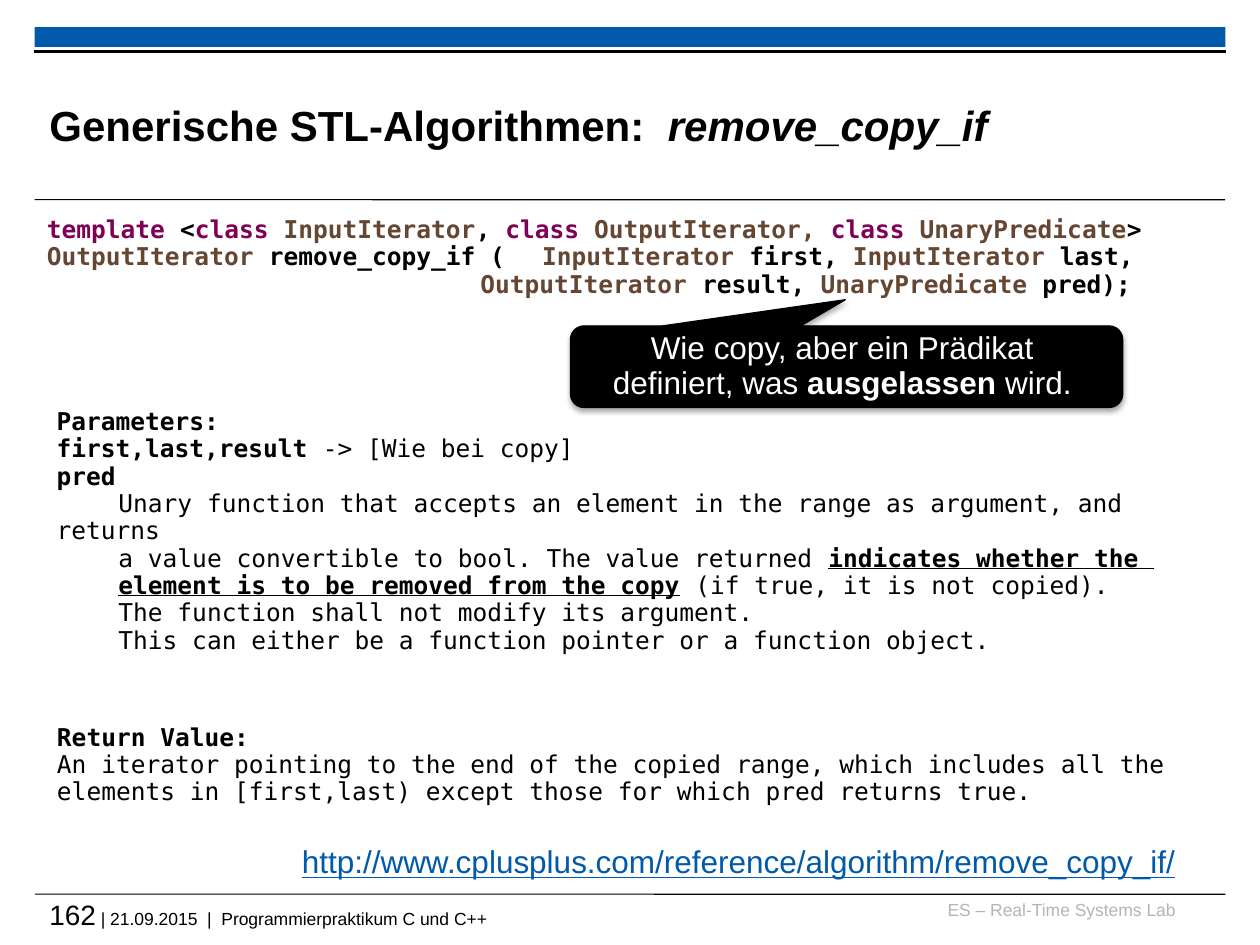
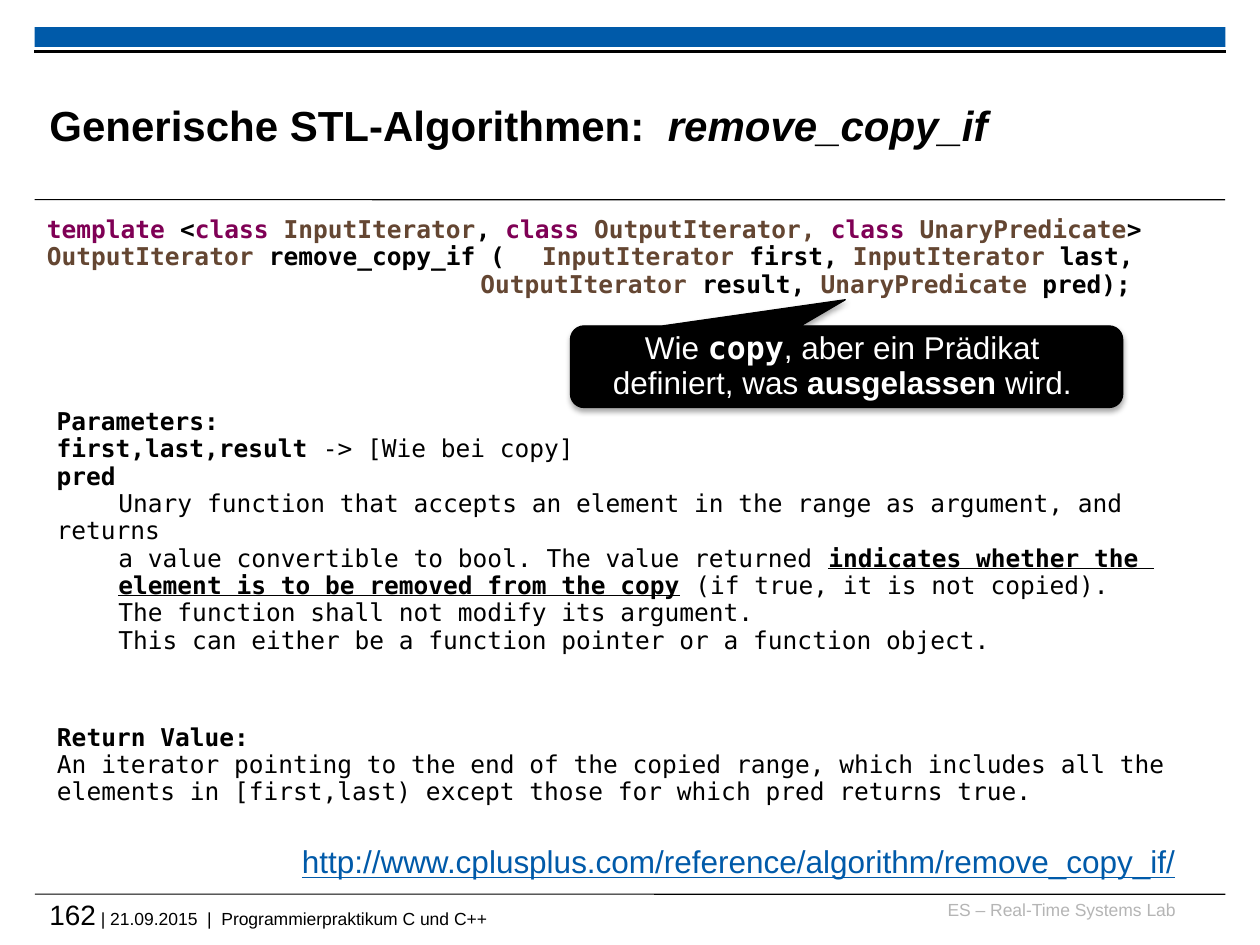
Before and after one commit to h82k/tud-cppp, a slide deck: slide 162 of cppp_lecture.pptx. Drawn at 1260x945 pixels with LibreOffice and Linux fonts; fonts in the diff are those of the drawing; background and template pictures are left out. Boxes give left, top, right and bottom in pixels: in the first picture for what was removed or moved away, otherwise in the second. Text is boxed around its words. In the diff, an @@ line names an element or a change of style, - is before the commit and + after.

```diff
--- a/cppp_lecture.pptx
+++ b/cppp_lecture.pptx
@@ rounded speech box "Wie copy, aber ein Prädikat ..." at box(571, 326, 1123, 408): font Arial to DejaVu Sans Mono, bold on in "copy," @@
```
Also in this commit, not shown: 10 other slides changed, 3 slides added, 2 other files.
